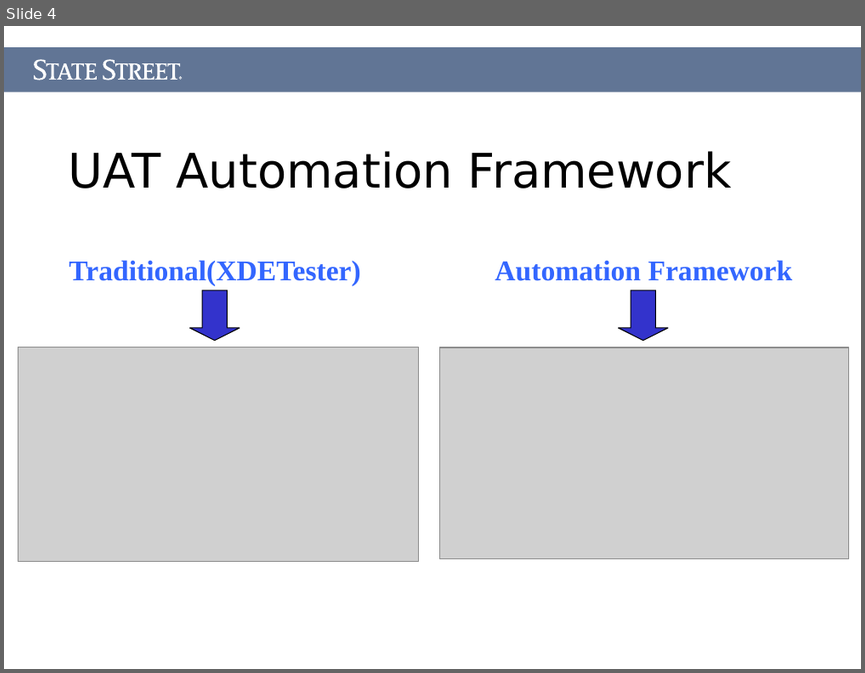
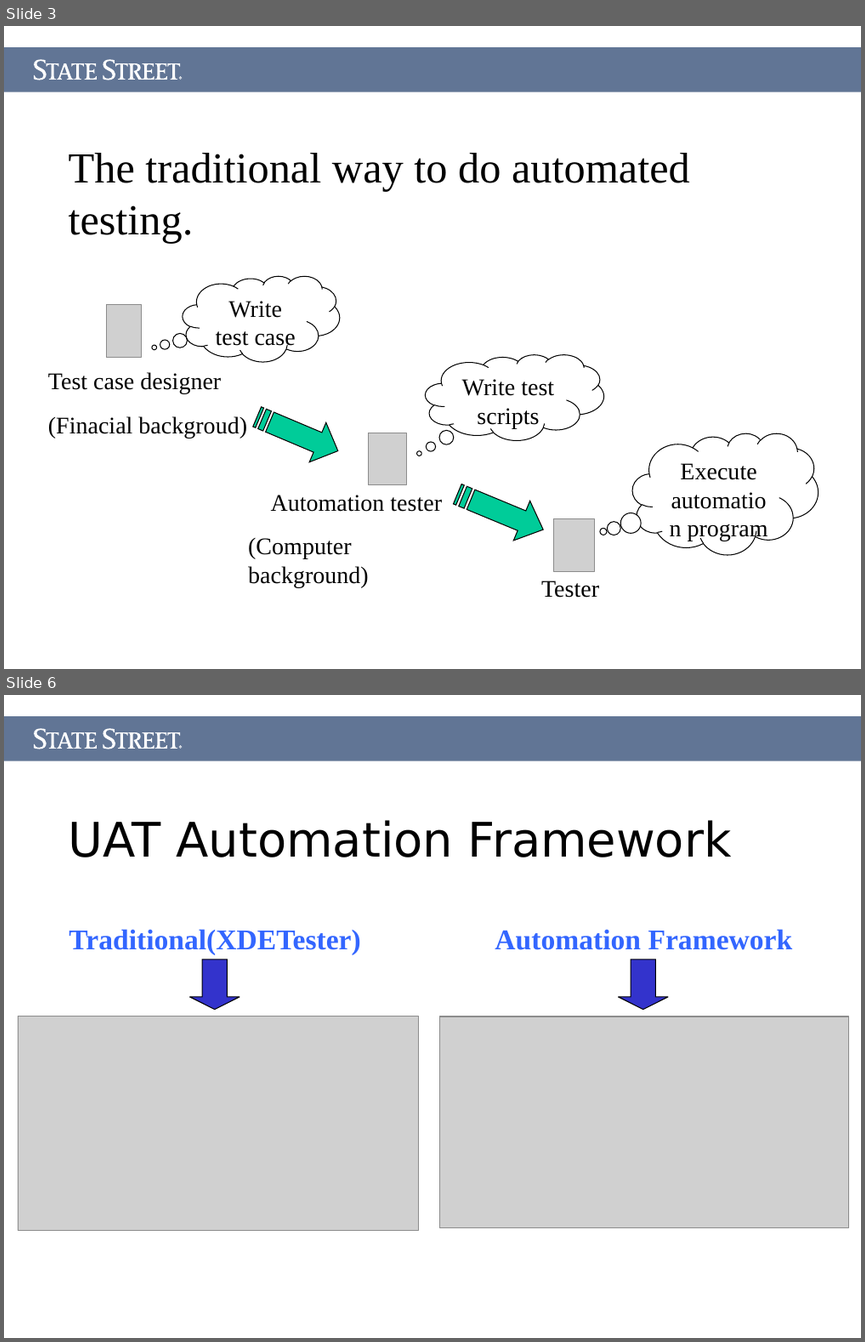
Before and after one commit to Letractively/autotester, a slide deck: Document/AutoTester.ppt. Shown one above the other, each under a label of ours: slide 4 before the commit, slides 3 and 6 after it; the slides between them are not shown. The pictures are 865x673 and 865x1342 pixels, drawn with LibreOffice and Linux fonts; fonts in the diff are those of the drawing; grey boxes stand for pictures. Boxes give left, top, right and bottom in pixels: in the first picture for what was removed or moved away, otherwise in the second. Text is boxed around its words. In the diff, an @@ line names an element or a change of style, - is before the commit and + after.

```diff
--- a/Document/AutoTester.ppt
+++ b/Document/AutoTester.ppt
@@ slide 3 added at box(4, 26, 861, 669), background #FFFFFF @@
@@ rectangle added at box(4, 47, 861, 92), fill #617595 @@
@@ freeform shape added at box(34, 59, 181, 80), fill #FFFFFF @@
@@ freeform shape added at box(179, 76, 182, 80), fill #FFFFFF @@
@@ title added at box(69, 153, 690, 243), 36 pt, text #000000 @@
+The traditional way to do automated testing.
@@ thought cloud added at box(182, 276, 339, 362), fill #FFFFFF, outline #000000 0.74 pt, 20 pt, text #000000 @@
+Write test case
@@ picture added at box(106, 305, 140, 357) @@
@@ thought cloud added at box(426, 354, 604, 440), fill #FFFFFF, outline #000000 0.74 pt, 20 pt, text #000000 @@
+Write test scripts
@@ text added at box(48, 372, 247, 437), 20 pt, text #000000 @@
+Test case designer
+(Finacial backgroud)
@@ freeform shape added at box(249, 397, 346, 471), fill #00CC99, outline #000000 0.74 pt @@
@@ picture added at box(368, 433, 406, 484) @@
@@ thought cloud added at box(632, 433, 818, 555), fill #FFFFFF, outline #000000 0.74 pt, 20 pt, text #000000 @@
+Execute automation program
@@ freeform shape added at box(449, 474, 551, 550), fill #00CC99, outline #000000 0.74 pt @@
@@ text added at box(248, 494, 442, 588), 20 pt, text #000000 @@
+Automation tester
+(Computer background)
@@ picture added at box(554, 519, 595, 571) @@
@@ text added at box(541, 580, 599, 597), 20 pt, text #000000 @@
+Tester
@@ what was slide 4 is now slide 6 @@
```
Also in this commit, not shown: 3 slides changed, 3 other slides added, 6 slides removed, 16 other files.
